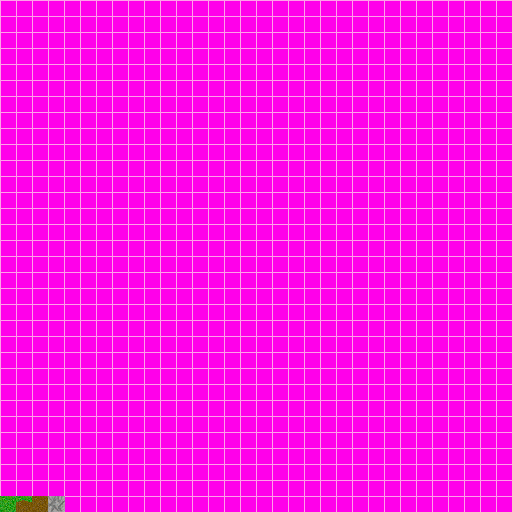
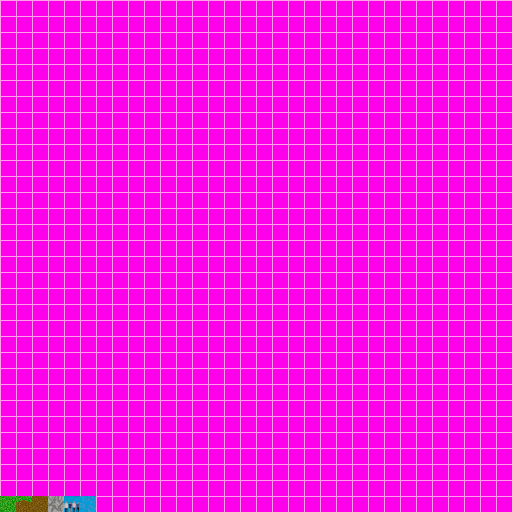
Comparing the layer stacks of the two 512 x 512 images. Changes:
painted on "Background" over <box>64,496,96,512</box>
